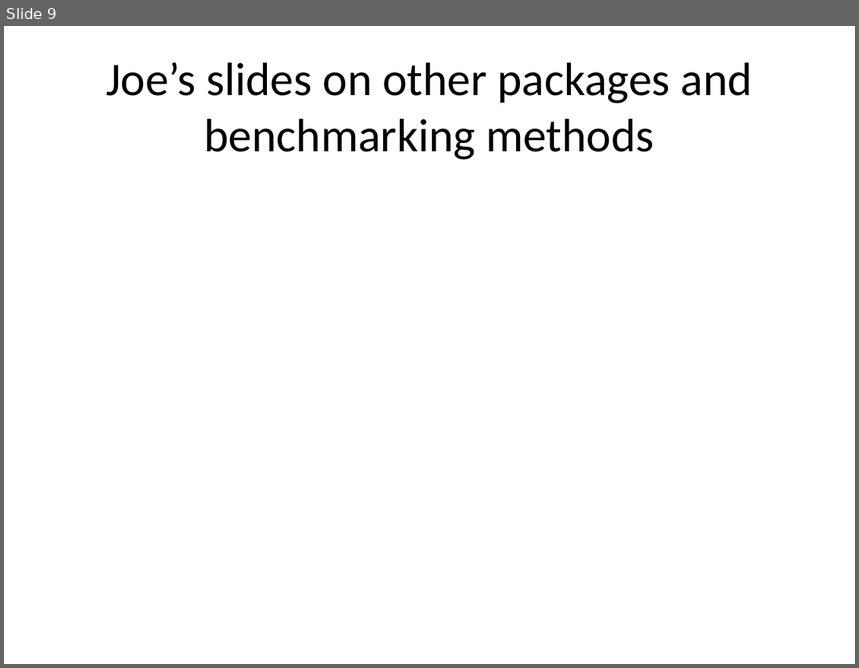
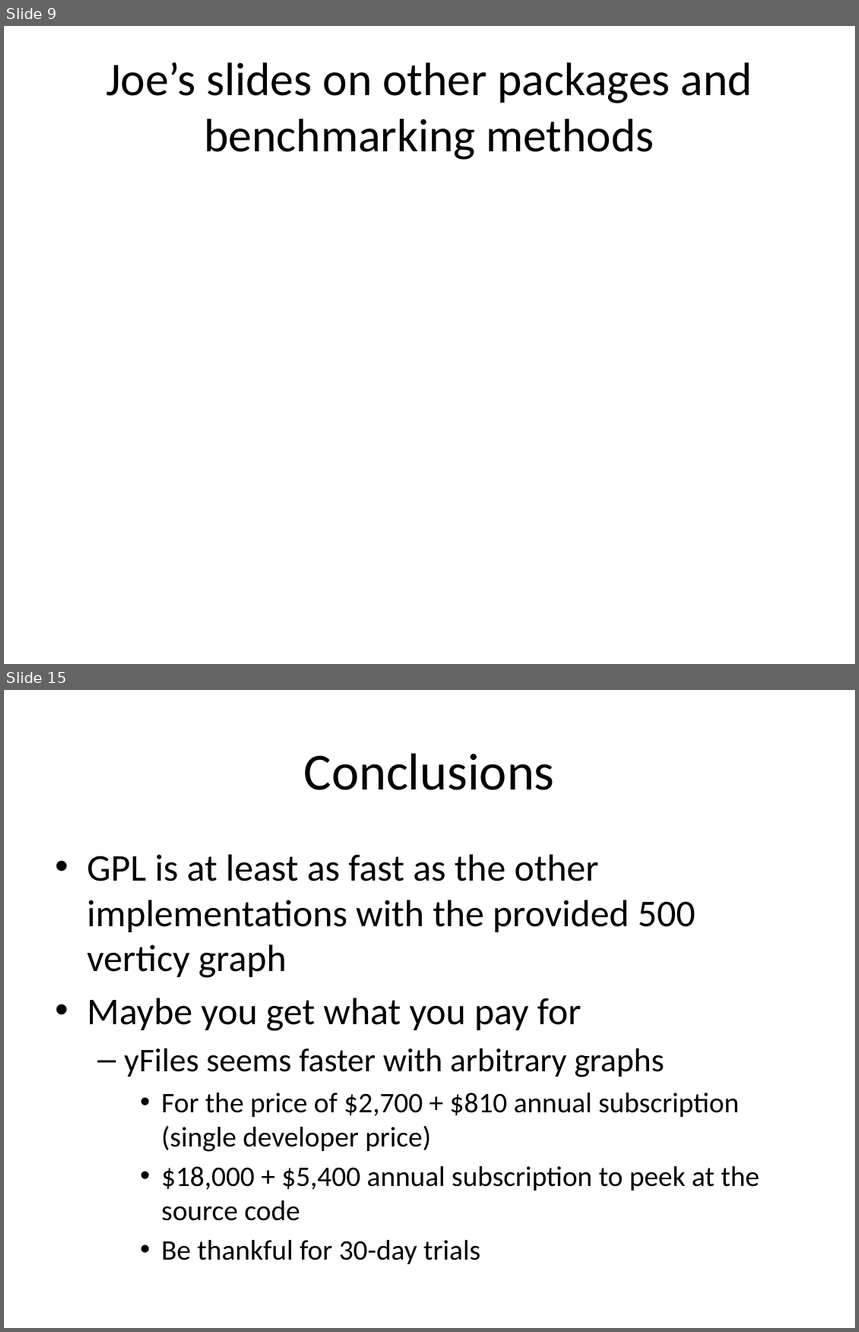
Before and after one commit to toomanyjoes/spring2011-cs392, a slide deck: SamPresentation.pptx. Shown one above the other, each under a label of ours: slide 9 before the commit, slides 9 and 15 after it; the slides between them are not shown. The pictures are 859x668 and 859x1332 pixels, drawn with LibreOffice and Linux fonts; fonts in the diff are those of the drawing. Boxes give left, top, right and bottom in pixels: in the first picture for what was removed or moved away, otherwise in the second. Text is boxed around its words. In the diff, an @@ line names an element or a change of style, - is before the commit and + after.

```diff
--- a/SamPresentation.pptx
+++ b/SamPresentation.pptx
@@ slide 15 added at [4,690,855,1328], background #FFFFFF @@
@@ title added at [304,753,555,790], 44 pt, text #000000 @@
+Conclusions
@@ text added at [87,854,760,1265], 24 pt, text #000000 @@
+• GPL is at least as fast as the other implementations with the provided 500 verticy graph
+• Maybe you get what you pay for
+  – yFiles seems faster with arbitrary graphs
+    • For the price of $2,700 + $810 annual subscription (single developer price)
+    • $18,000 + $5,400 annual subscription to peek at the source code
+    • Be thankful for 30-day trials
```
Also in this commit, not shown: 1 slide changed, 5 other slides added, 1 slide removed, 24 other files.
